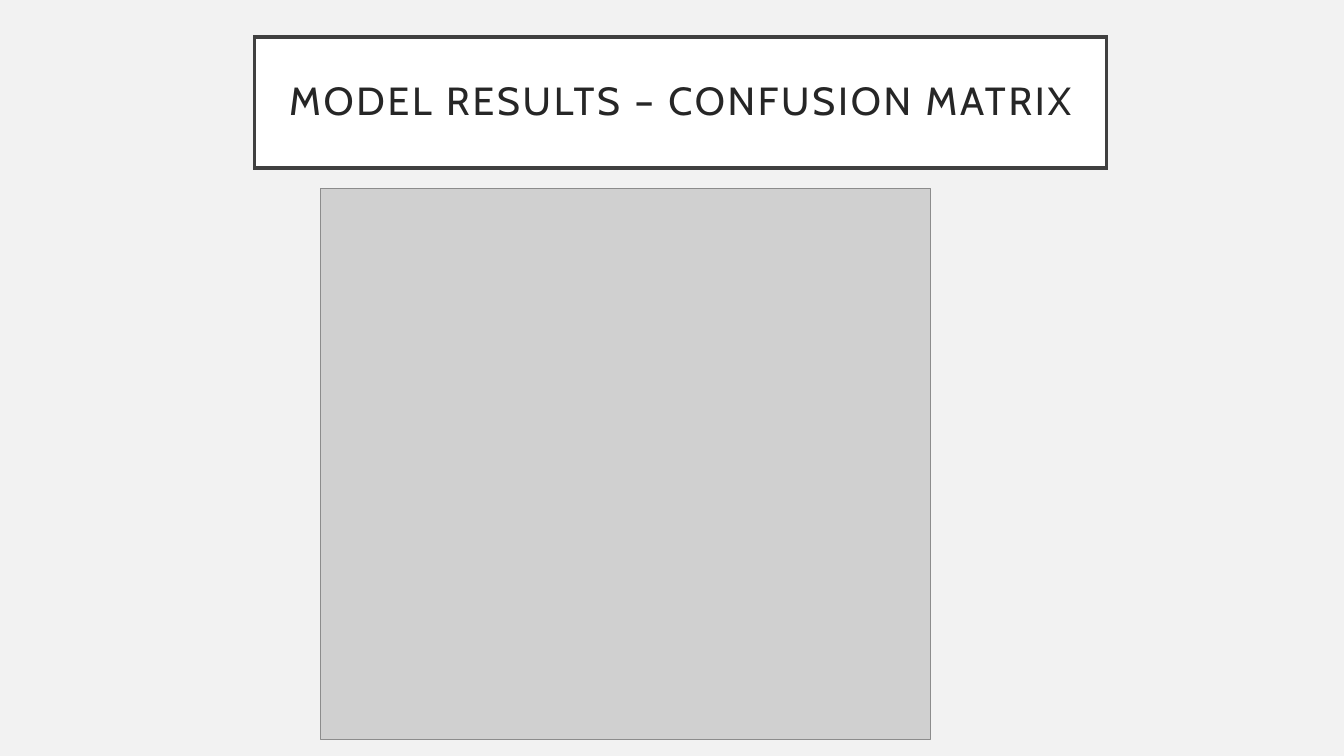
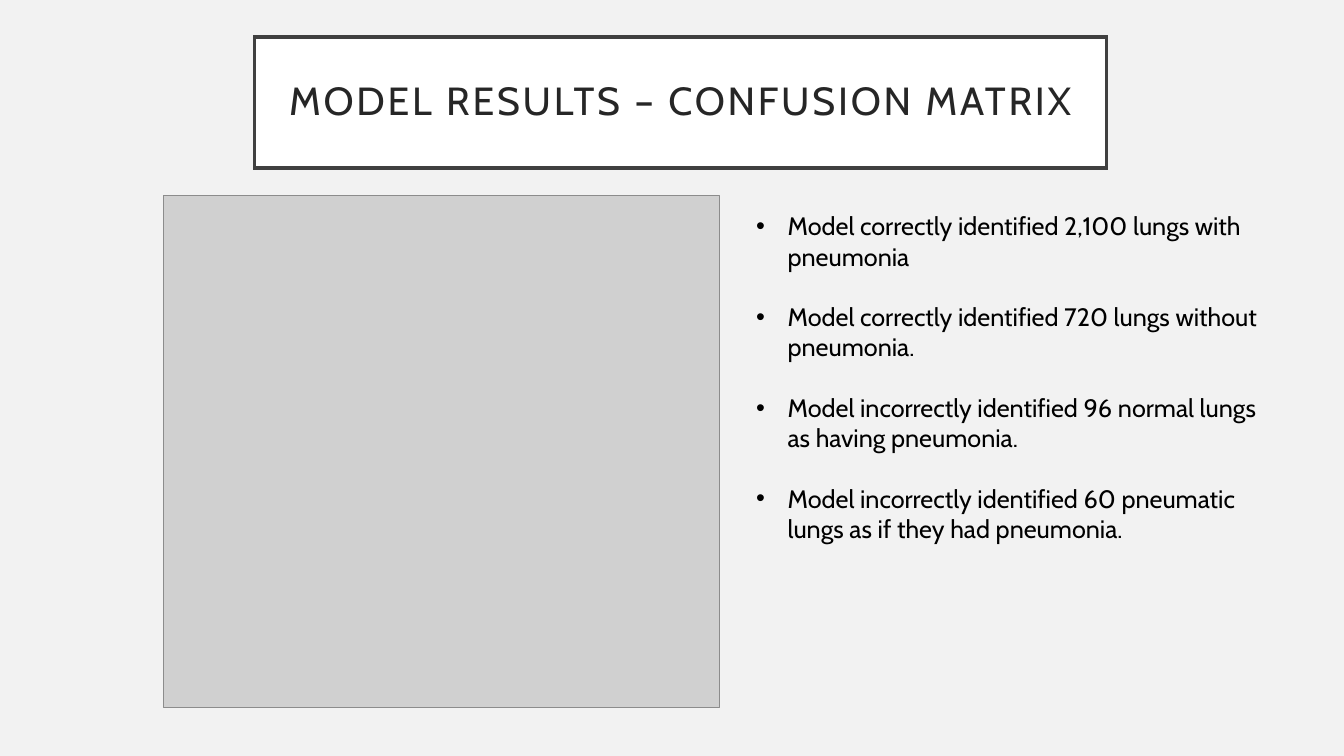
Before and after one commit to dragunat2016/Pneumonia_Image_Detection, a slide deck: slide 7 of Presentation/Presentation.pptx. Drawn at 1344x756 pixels with LibreOffice and Linux fonts; fonts in the diff are those of the drawing; grey boxes stand for pictures. Boxes give left, top, right and bottom in pixels: in the first picture for what was removed or moved away, otherwise in the second. Text is boxed around its words. In the diff, an @@ line names an element or a change of style, - is before the commit and + after.

```diff
--- a/Presentation/Presentation.pptx
+++ b/Presentation/Presentation.pptx
@@ picture: place and size @@
-picture at (321, 189, 931, 739)
+picture at (163, 196, 720, 708)
@@ text added at (788, 216, 1257, 544), 18 pt, text #000000 @@
+• Model correctly identified 2,100 lungs with pneumonia
+• Model correctly identified 720 lungs without pneumonia.
+• Model incorrectly identified 96 normal lungs as having pneumonia.
+• Model incorrectly identified 60 pneumatic lungs as if they had pneumonia.
```
Also in this commit, not shown: 1 other slide changed, 3 other files.
